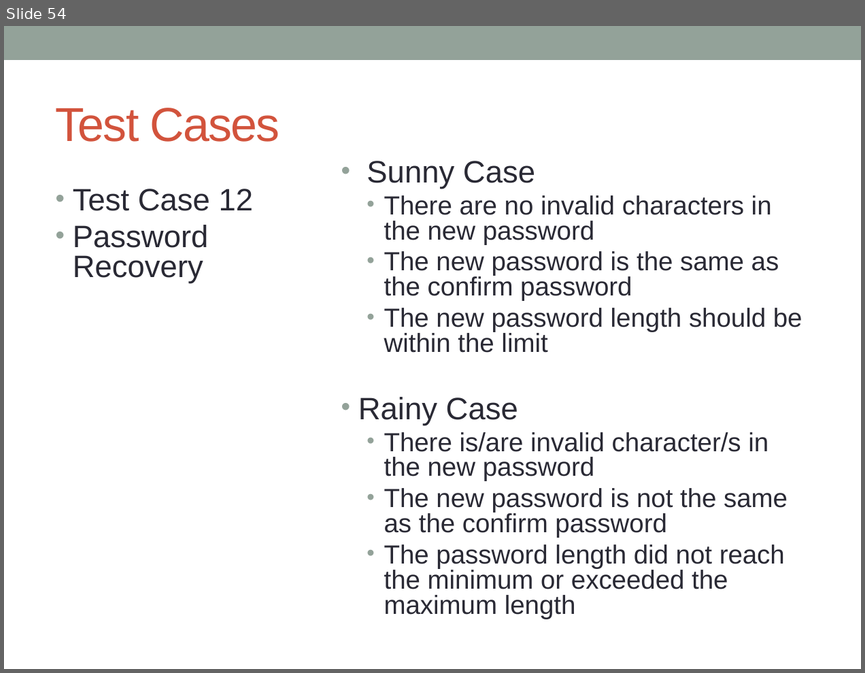
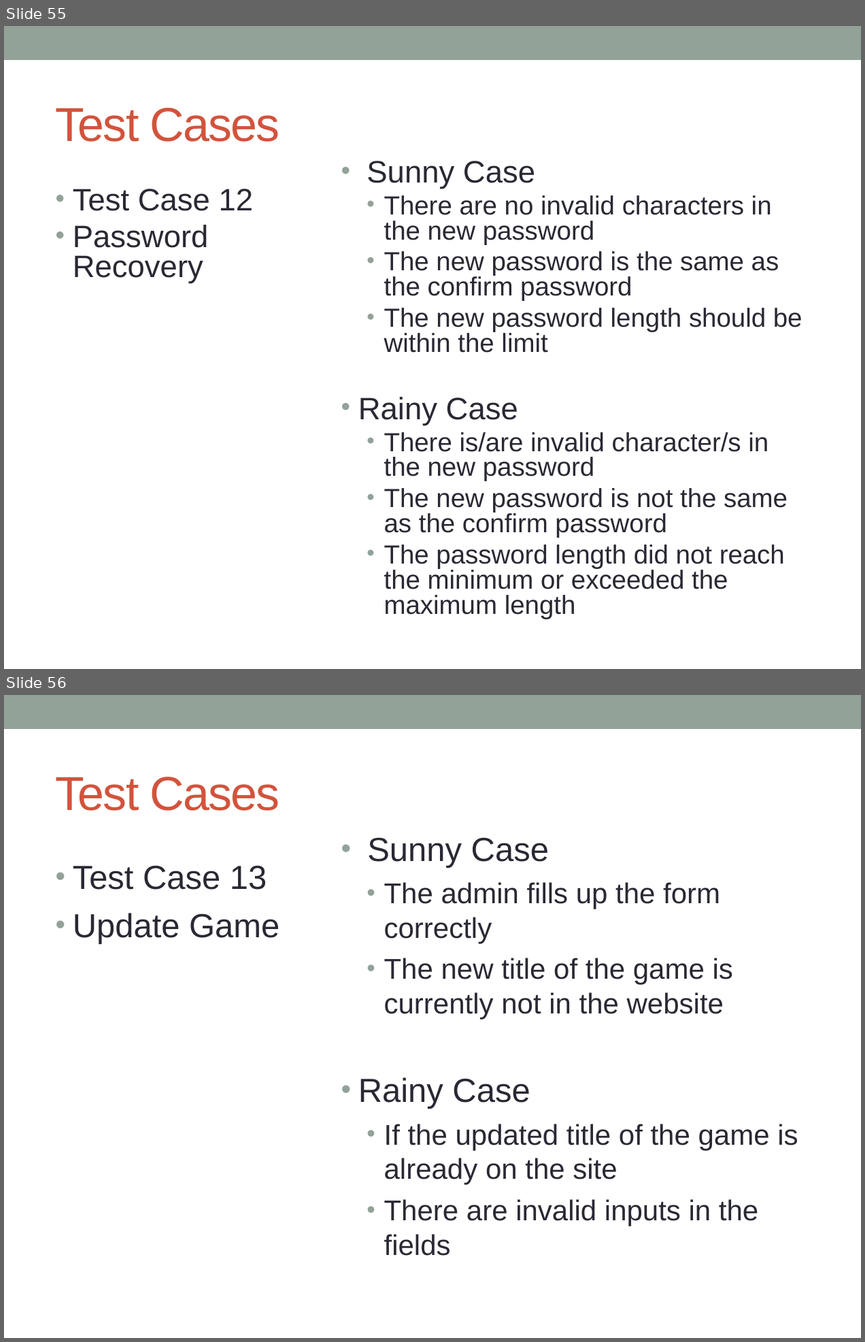
Before and after one commit to aldrinmc/Game-Garage, a slide deck: docs/GAME-GARAGE (1).odp. Shown one above the other, each under a label of ours: slide 54 before the commit, slides 55 and 56 after it. The pictures are 865x673 and 865x1342 pixels, drawn with LibreOffice and Linux fonts; fonts in the diff are those of the drawing. Boxes give left, top, right and bottom in pixels: in the first picture for what was removed or moved away, otherwise in the second. Text is boxed around its words. In the diff, an @@ line names an element or a change of style, - is before the commit and + after.

```diff
--- a/docs/GAME-GARAGE (1).odp
+++ b/docs/GAME-GARAGE (1).odp
@@ slide 56 added at (4,695,861,1338), background #FFFFFF; not listed: 1 template element that a slide beside it also shows @@
@@ title added at (56,777,280,811), 40 pt, text #D2533C @@
+Test Cases
@@ text added at (358,837,798,1255), 24 pt, text #292934 @@
+• Sunny Case
+  • The admin fills up the form correctly
+  • The new title of the game is currently not in the website
+• Rainy Case
+  • If the updated title of the game is already on the site
+  • There are invalid inputs in the fields
@@ text added at (73,865,279,944), 28 pt, text #292934 @@
+• Test Case 13
+• Update Game
@@ what was slide 54 is now slide 55 @@
```
Also in this commit, not shown: 3 slides changed, 1 other slide added, 1 other file.
